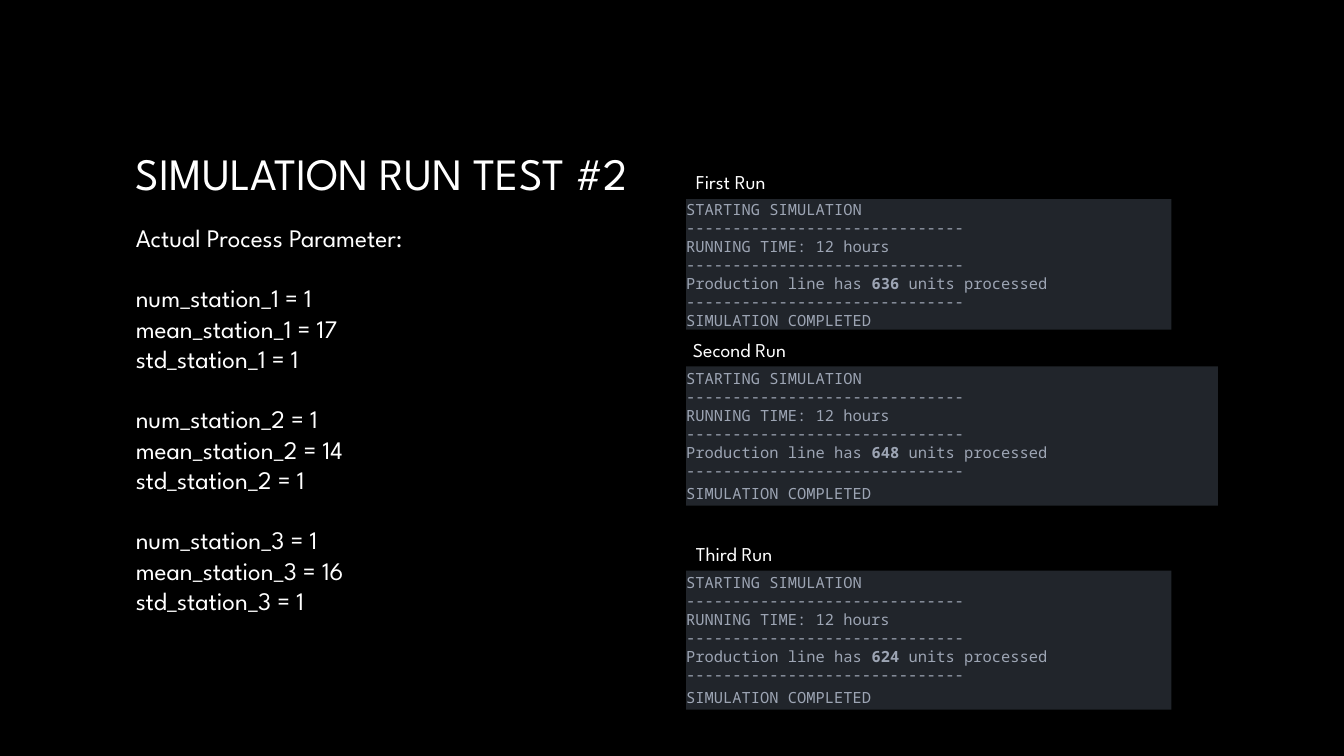
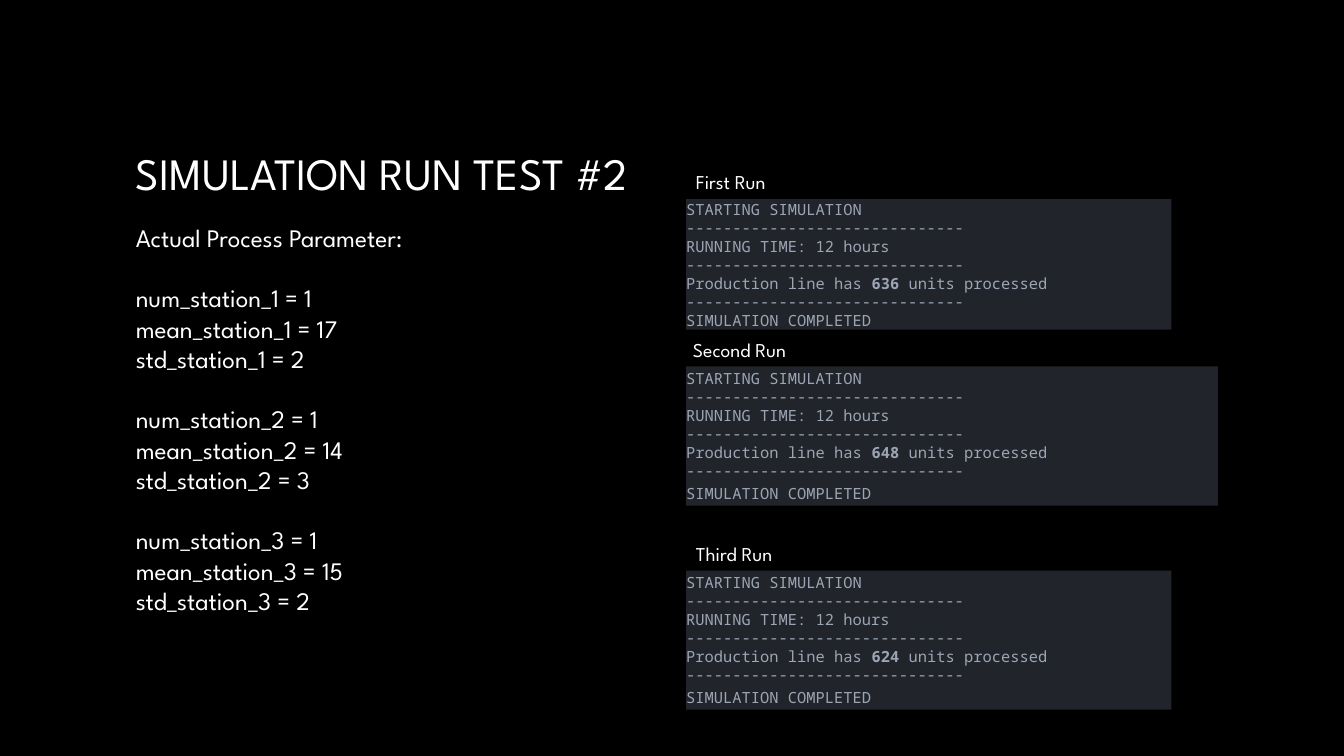
Before and after one commit to pjrodriguez-sb/Springboard_Capstone, a slide deck: slide 12 of Capstone presentation.pptx. Drawn at 1344x756 pixels with LibreOffice and Linux fonts; fonts in the diff are those of the drawing; background and template pictures are left out. Boxes give left, top, right and bottom in pixels: in the first picture for what was removed or moved away, otherwise in the second. Text is boxed around its words. In the diff, an @@ line names an element or a change of style, - is before the commit and + after.

```diff
--- a/Capstone presentation.pptx
+++ b/Capstone presentation.pptx
@@ text at box(136, 350, 305, 370): text changed @@
-std_station_1 = 1
+std_station_1 = 2
@@ text at box(136, 471, 310, 491): text changed @@
-std_station_2 = 1
+std_station_2 = 3
@@ text at box(136, 563, 343, 612): text changed @@
-mean_station_3 = 16
-std_station_3 = 1
+mean_station_3 = 15
+std_station_3 = 2
```
Also in this commit, not shown: 3 other slides changed.
